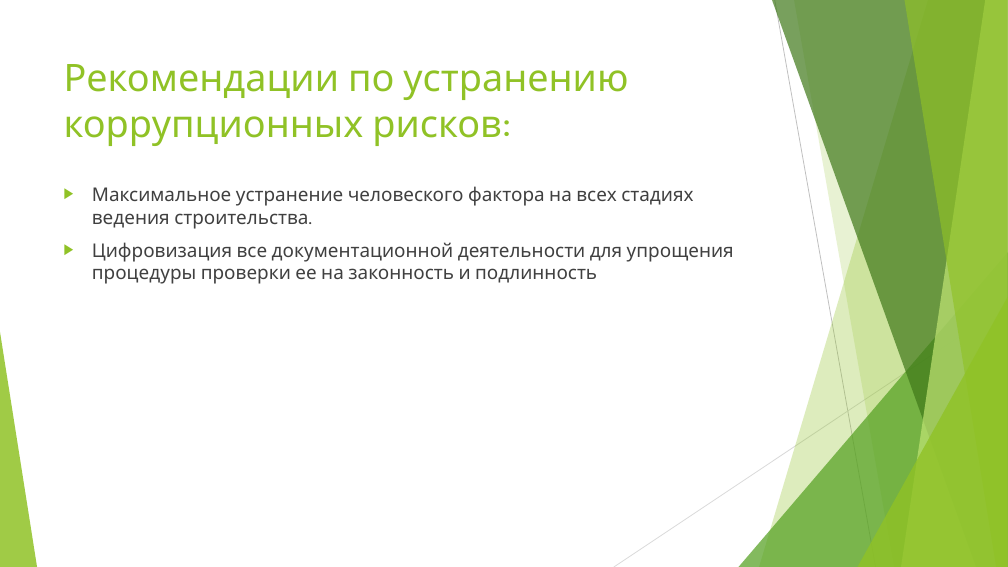
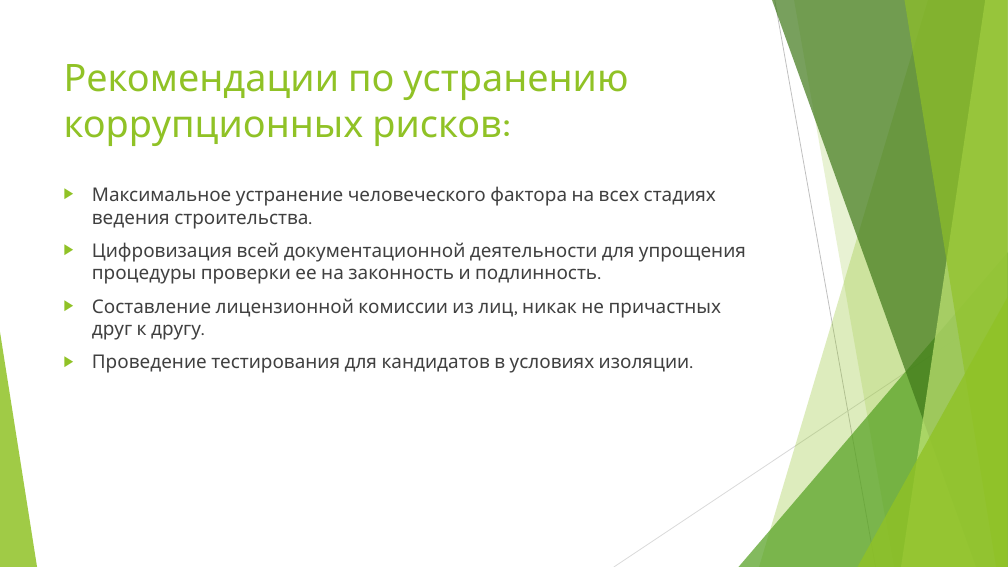
Before and after one commit to TupleTurtle/REU, a slide deck: slide 9 of Лукьянов.pptx. Drawn at 1008x567 pixels with LibreOffice and Linux fonts; fonts in the diff are those of the drawing. Boxes give left, top, right and bottom in pixels: in the first picture for what was removed or moved away, otherwise in the second. Text is boxed around its words. In the diff, an @@ line names an element or a change of style, - is before the commit and + after.

```diff
--- a/Лукьянов.pptx
+++ b/Лукьянов.pptx
@@ text at [92,186,746,373]: text changed @@
-▶ Максимальное устранение человеского фактора на всех стадиях ведения строительства.
-▶ Цифровизация все документационной деятельности для упрощения процедуры проверки ее на законность и подлинность
+▶ Максимальное устранение человеческого фактора на всех стадиях ведения строительства.
+▶ Цифровизация всей документационной деятельности для упрощения процедуры проверки ее на законность и подлинность.
+▶ Составление лицензионной комиссии из лиц, никак не причастных друг к другу.
+▶ Проведение тестирования для кандидатов в условиях изоляции.
```
Also in this commit, not shown: 1 other slide changed.
